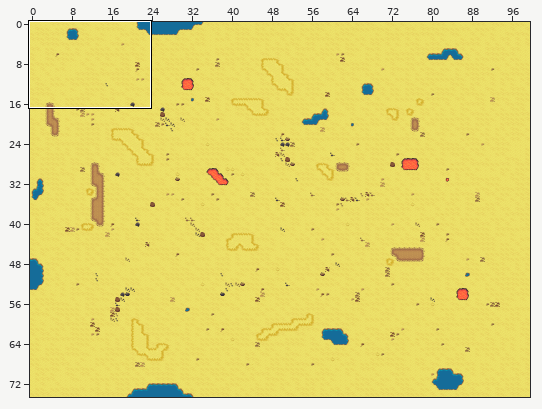
Tiled map: assets/maps/level1.tmx. The picture above shows the old version from afar; the outline marks the close-up.
Close-up. First the earlier version:
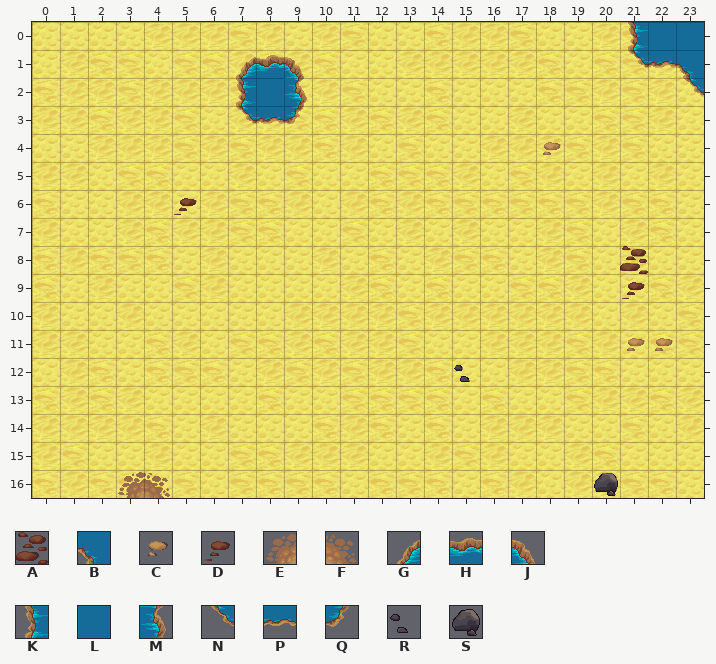
Cells are 32x32 px. Shown: x 0..23, y 0..16. The commit also changed other parts of the map, which this record leaves out.
Key: from "terrain": A 6, B 20, C 21, D 27, E 42, F 44, G 60, H 61, J 62, K 81, L 82, M 83, N 102, P 103, Q 104, R 397, S 419.
_ is an empty cell.
Layers that did not change in this view are not listed.
Layer "top" before, first column x 0:
 0 _____________________KLL
 1 _______GHJ___________NPB
 2 _______KLM_____________N
 3 _______NPQ______________
 4 __________________C_____
 5 ________________________
 6 _____D__________________
 7 ________________________
 8 _____________________A__
 9 _____________________D__
10 ________________________
11 _____________________CC_
12 _______________R________
13 ________________________
14 ________________________
15 ________________________
16 ___EF_______________S___
Once edited:
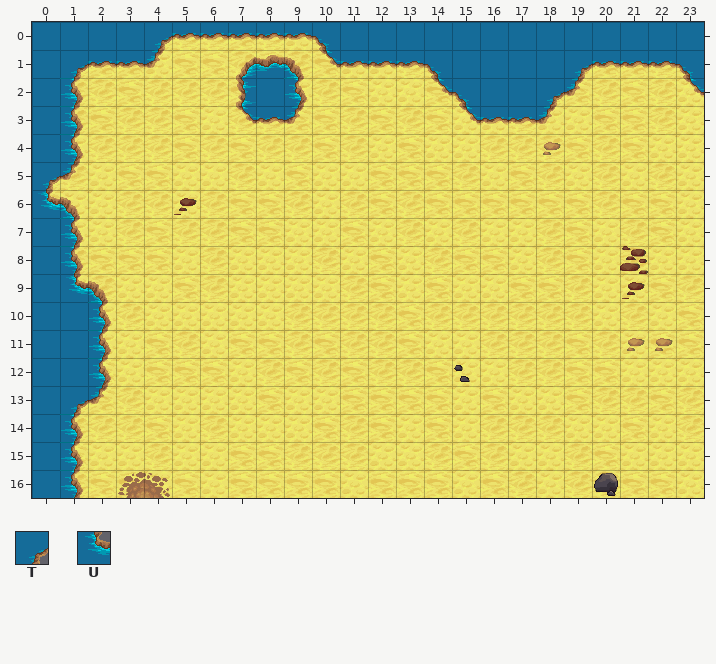
Further tiles: from "terrain": T 19, U 40.
From old to new:
Layer "top":
Tile B is added in row 0 at x 10; in row 1 at x 14; in row 2 at x 15.
Tile J is added in row 6 at x 1; in row 9 at x 2.
Tile L replaces tile K in row 0 at x 21.
Tile L is added in row 0 at x 0 to 3 and 11 to 20; in row 1 at x 0 and 15 to 18; in row 2 at x 0 and 16 to 17; in rows 3 to 4 at x 0; in rows 7 to 9 at x 0; in rows 10 to 12 at x 0 to 1.
Tile L is added in rows 13 to 16 at x 0.
Tile M is added in rows 2 to 4 at x 1; in rows 7 to 8 at x 1; in rows 10 to 12 at x 2; in rows 14 to 16 at x 1.
Tile N is added in row 1 at x 10; in row 2 at x 14; in row 3 at x 15.
Tile P replaces tile N in row 1 at x 21.
Tile P is added in row 0 at x 5 to 9; in row 1 at x 2 to 3, 11 to 13 and 20; in row 3 at x 16 to 17.
Tile Q is added in row 1 at x 4; in row 2 at x 19; in row 3 at x 18; in row 5 at x 1; in row 13 at x 2.
Tile T is added in row 0 at x 4; in row 1 at x 1 and 19; in row 2 at x 18; in row 5 at x 0; in row 13 at x 1.
Tile U is added in row 6 at x 0; in row 9 at x 1.
Where, in picture pixels (left, top, right, bottom), the same in both close-ups:
changed: (32, 22, 648, 498)
